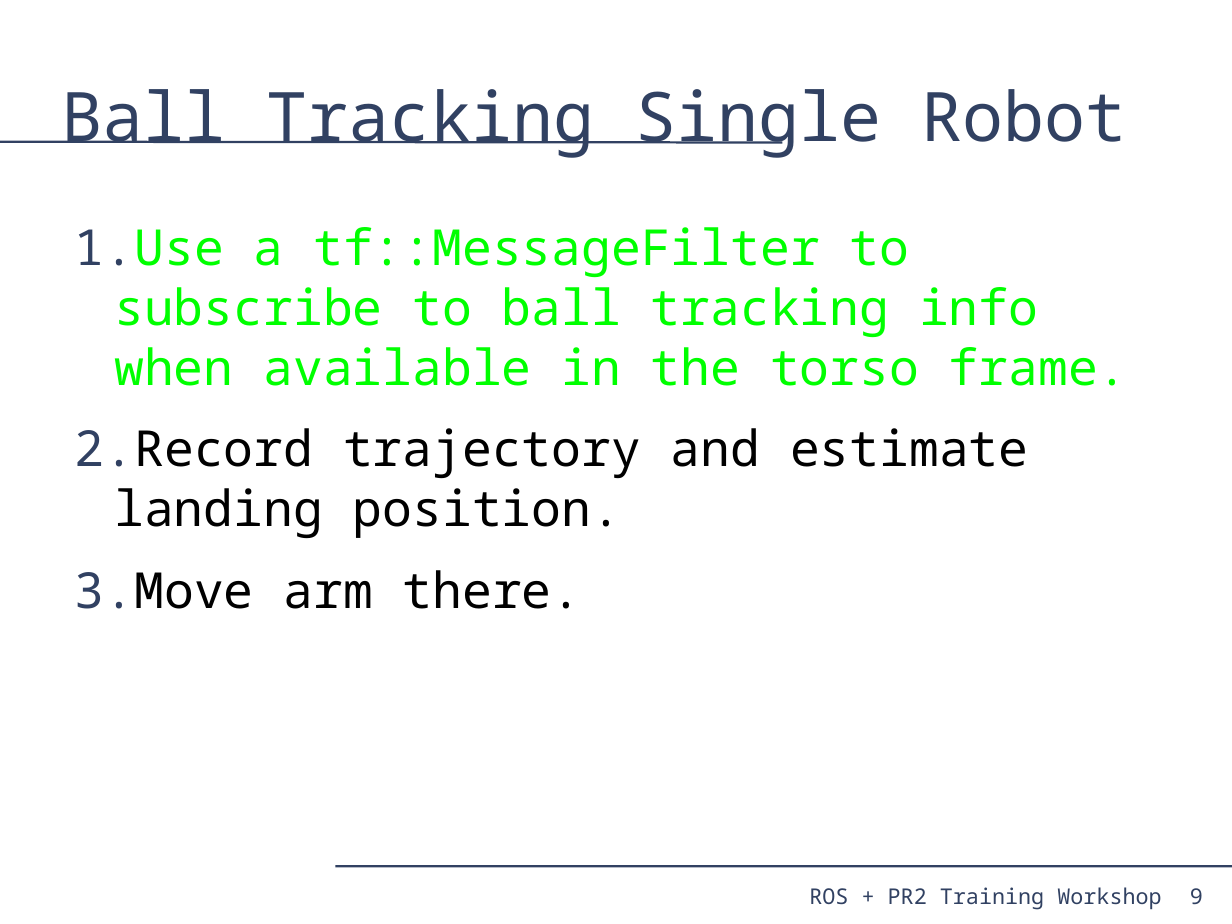
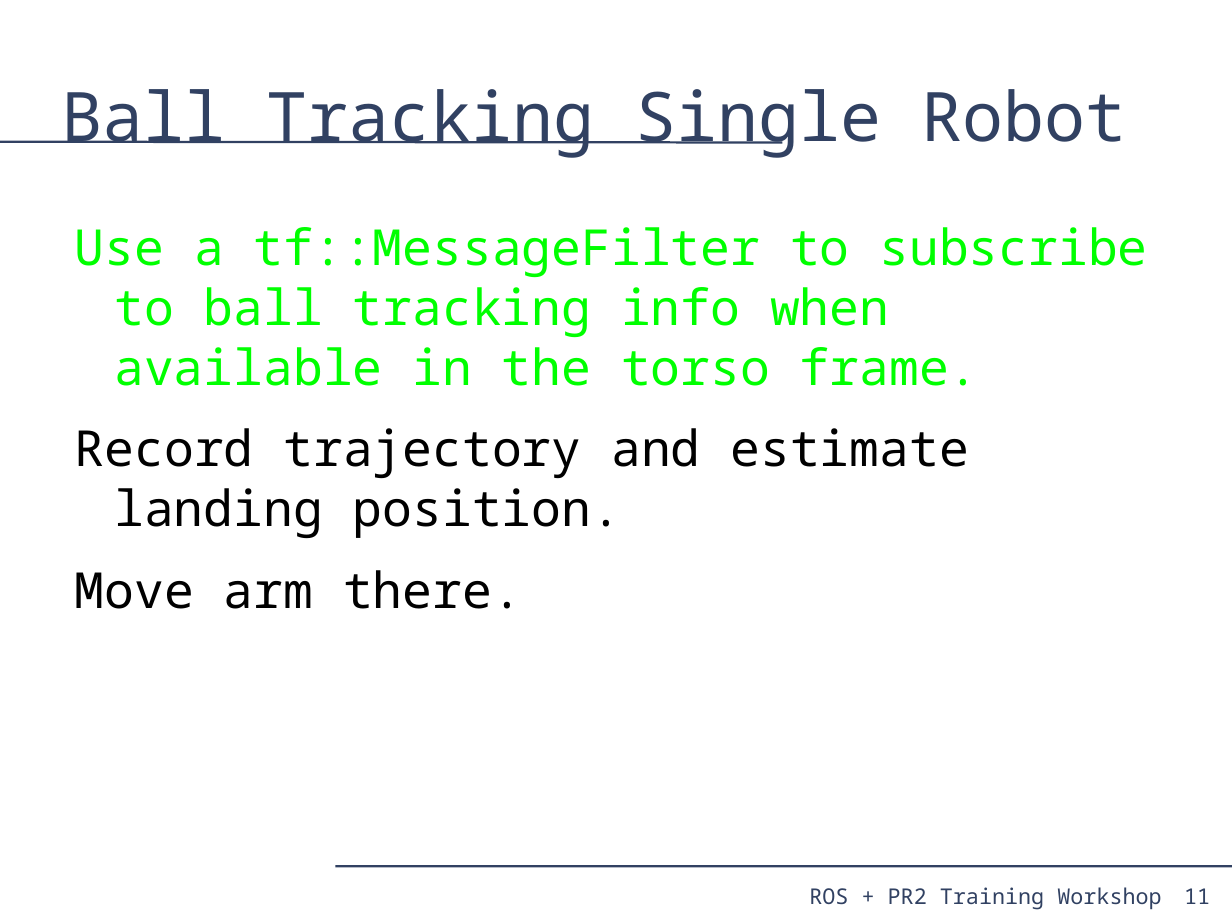
Before and after one commit to PR2/pr2_docs, a slide deck: slide 11 of pr2_training_workshop/tf/tf_training.odp (slide 9 before the commit). Drawn at 1232x924 pixels with LibreOffice and Linux fonts; fonts in the diff are those of the drawing. Boxes give left, top, right and bottom in pixels: in the first picture for what was removed or moved away, otherwise in the second. Text is boxed around its words. In the diff, an @@ line names an element or a change of style, - is before the commit and + after.

```diff
--- a/pr2_training_workshop/tf/tf_training.odp
+++ b/pr2_training_workshop/tf/tf_training.odp
@@ text "Use a tf::MessageFilter to subscribe ..." at box(75, 227, 1147, 609): bullet 1. to none @@
@@ page number added at box(1184, 888, 1210, 904), 14 pt, text #314162 @@
+11
@@ page number removed at box(1190, 888, 1203, 905) @@
-9
```
Also in this commit, not shown: 20 other slides changed, 7 slides added.
